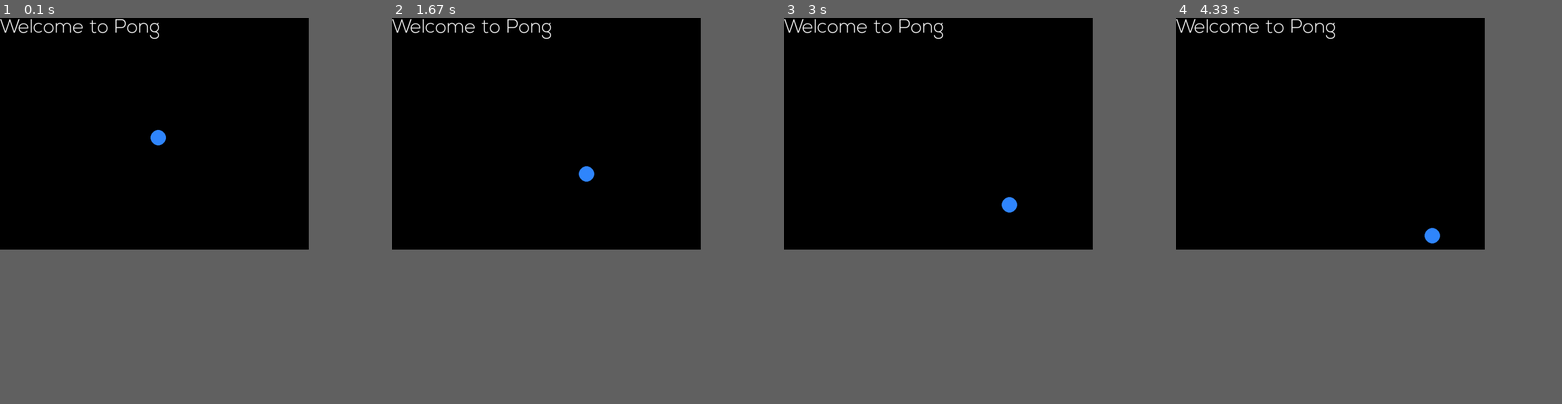
Above: before the commit, frames 1-4 (left to right).
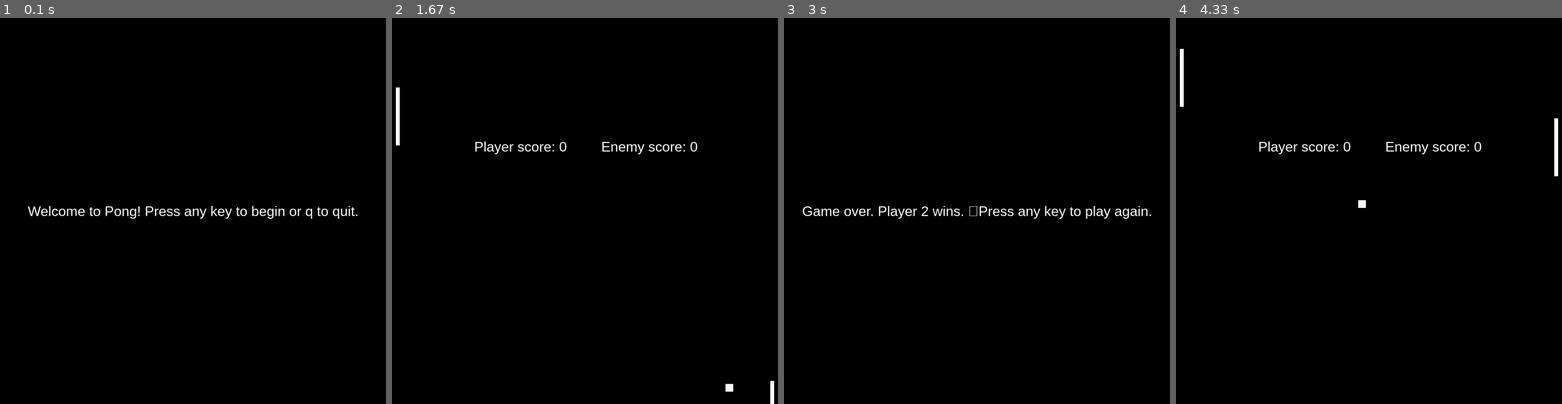
Above: after the commit, the same moments.

Repository: ibrahimelnemr/pong-pygame
Game: pygame game, started from main.py
The game is run twice, just before and just after one commit, with the same random seed, the same clock (stepped at 60 frames per second) and the same inputs.
Inputs:
- Up to frame 1 (0.1 s): no input
- Up to frame 2 (1.67 s): hold R 0.33-0.8 s; hold Up 0.33-0.8 s; hold Up 0.83-1.3 s; hold Down 1.33-1.63 s
- Up to frame 3 (3 s): hold Up 1.67-2.03 s; tap E at 1.82, 2.95 s; hold Down 2.07-2.43 s; hold Up 2.47-2.77 s; hold Down from 2.8 s (still down)
- Up to frame 4 (4.33 s): release Down at 3.1 s; hold Up 3.13-3.5 s; hold Down 3.53-3.9 s; hold Up 3.93-4.23 s; tap E at 4.08 s; hold Down from 4.27 s (still down)
The window is 720x540 before the commit and 900x900 after it. Grey fills any space a smaller window leaves; there, only what the larger window draws over its background counts as a difference.

The runs differ from the first frame. In frame 1, 1.4% of the frame differs, in the area x 0-93%, y 0-52%; in frame 2, 1.3%; in frame 3, 1.4%, in the area x 0-96%, y 0-52%; in frame 4, 1.4%.

Commit message:
Update main.py

Diff:
--- a/main.py
+++ b/main.py
@@ -1,46 +1,78 @@
-import math
-import random
+import pygame
+from logic import logic
+from draw import draw
+from game import game
 
-import pygame
-from pygame import mixer
+pygame.font.init()
+pygame.display.set_caption("Pong")
 
-pygame.init()
+def main():
+    screen = pygame.display.set_mode((game.WIDTH, game.HEIGHT))
+    clock = pygame.time.Clock()
+    run = True
 
-screen = pygame.display.set_mode((800,600))
+    show_welcome_screen = True
+    show_game_screen = False
+    show_end_screen = False
 
-font = pygame.font.Font('Nexa Light.otf', 50)
+    while run:
+        keys = pygame.key.get_pressed()
+        for event in pygame.event.get():
+            # print(event)
 
-text = font.render('Welcome to Pong', True, (255,255,255))
+            if event.type == pygame.QUIT:
+                run = False
+                break
 
-textRect = text.get_rect()
+            if keys[pygame.K_q]:
+                print("QUITTING")
+                run = False
+                break
 
-ballX = 400
-ballY = 300
+            if keys[pygame.K_r]:
+                print("Restarting game [r]")
+                show_welcome_screen = True
+                show_game_screen = False
+                show_end_screen = False
 
-ballX_change = 1
-ballY_change = 1
+            if keys[pygame.K_e]:
+                print("Ending game [e]")
+                show_end_screen = True
+                show_welcome_screen = False
+                show_game_screen = False
 
-ball_radius = 20
+            if event.type == pygame.KEYDOWN and show_welcome_screen:
+                game.restart_game()
+                show_game_screen = True
+                show_welcome_screen = False
 
-ball_color = (50,135, 255)
+            if event.type == pygame.KEYDOWN and show_end_screen:
+                # restart the game
+                game.restart_game()
+                show_game_screen = True
+                show_end_screen = False
 
-def ball_move():
-    global ballX, ballY, ballX_change, ballY_change
-    ballX = ballX + ballX_change
-    ballY = ballY + ballY_change
+        logic.handle_movement()
+
+        logic.handle_collisions()
+
+        screen.fill("black")
+
+        if show_welcome_screen:
+            draw.draw_welcome_message()
+
+        if show_game_screen:
+            draw.draw_game_screen()
+
+        if show_end_screen:
+
+            draw.draw_end_screen()
+
+        pygame.display.update()
+        clock.tick(60)
+
+    pygame.quit()
 
 
-running = True
-while running:
-    screen.fill((0,0,0))
-    for event in pygame.event.get():
-        if event.type == pygame.QUIT:
-            running = False
-
-        if event.type == pygame.KEYDOWN:
-            if event.key == pygame.K_q:
-                running = False
-    screen.blit(text,textRect)
-    ball_move()
-    pygame.draw.circle(screen, ball_color, (ballX,ballY), ball_radius,0)
-    pygame.display.update()
+if __name__ == "__main__":
+    main()
